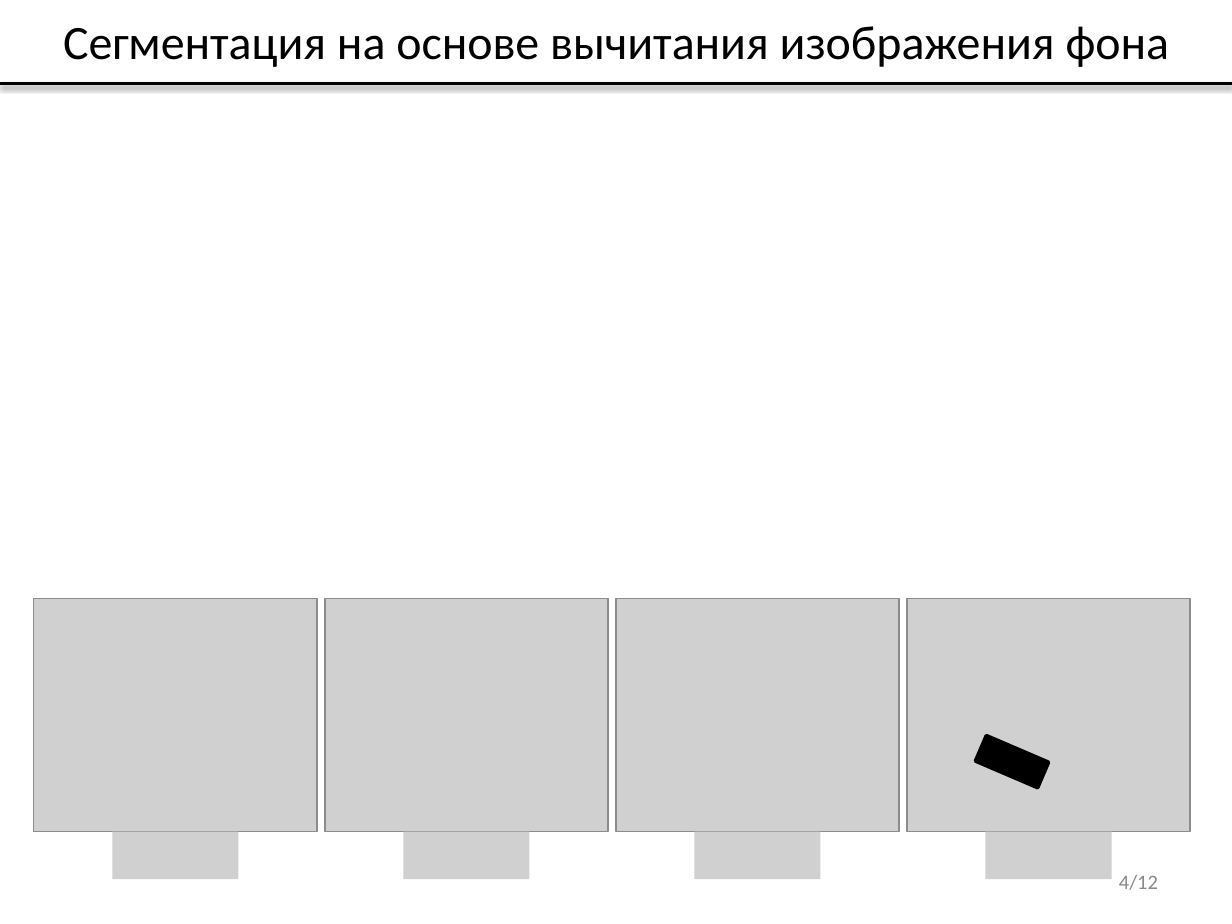
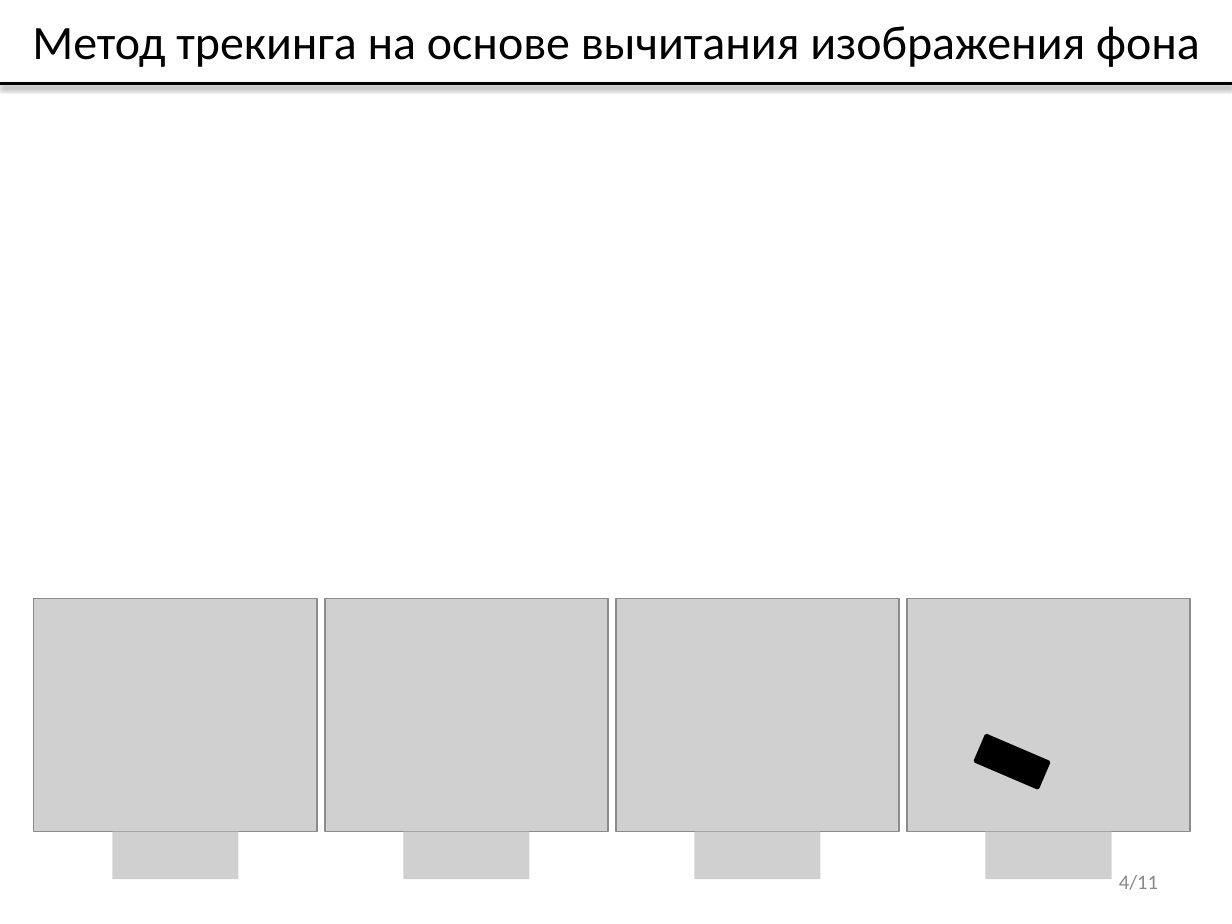
Before and after one commit to vladdimakov/cv2, a slide deck: slide 4 of ВКР/Презентация_Димаков_В.С._МП-40.pptx. Drawn at 1232x924 pixels with LibreOffice and Linux fonts; fonts in the diff are those of the drawing; grey boxes stand for pictures. Boxes give left, top, right and bottom in pixels: in the first picture for what was removed or moved away, otherwise in the second. Text is boxed around its words. In the diff, an @@ line names an element or a change of style, - is before the commit and + after.

```diff
--- a/ВКР/Презентация_Димаков_В.С._МП-40.pptx
+++ b/ВКР/Презентация_Димаков_В.С._МП-40.pptx
@@ title at bbox=[32, 26, 1200, 67]: text changed @@
-Сегментация на основе вычитания изображения фона
+Метод трекинга на основе вычитания изображения фона
@@ page number at bbox=[1119, 875, 1158, 890]: text changed @@
-4/12
+4/11
```
Also in this commit, not shown: 6 other slides changed, 1 slide removed, 7 other files.
